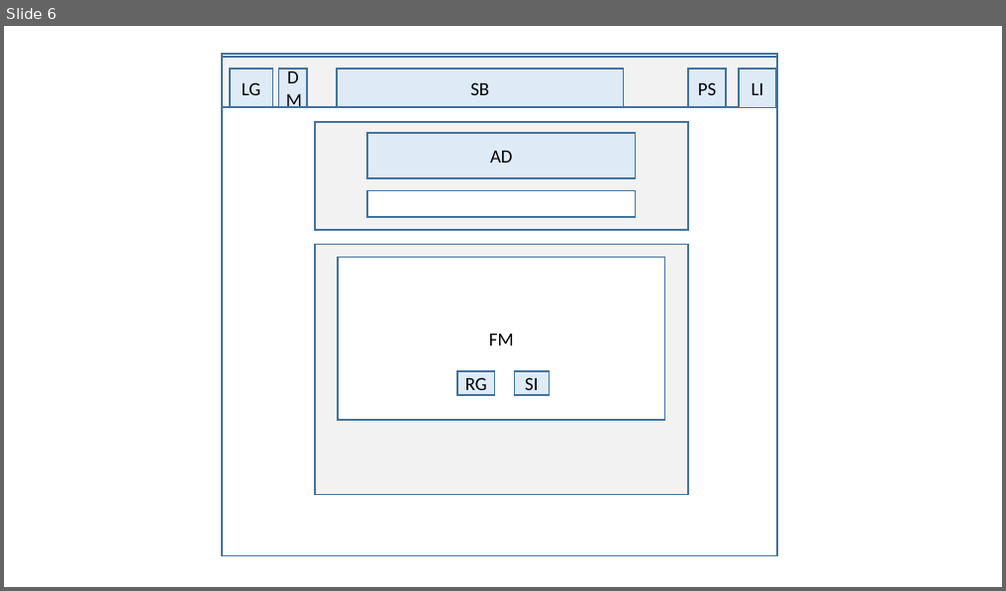
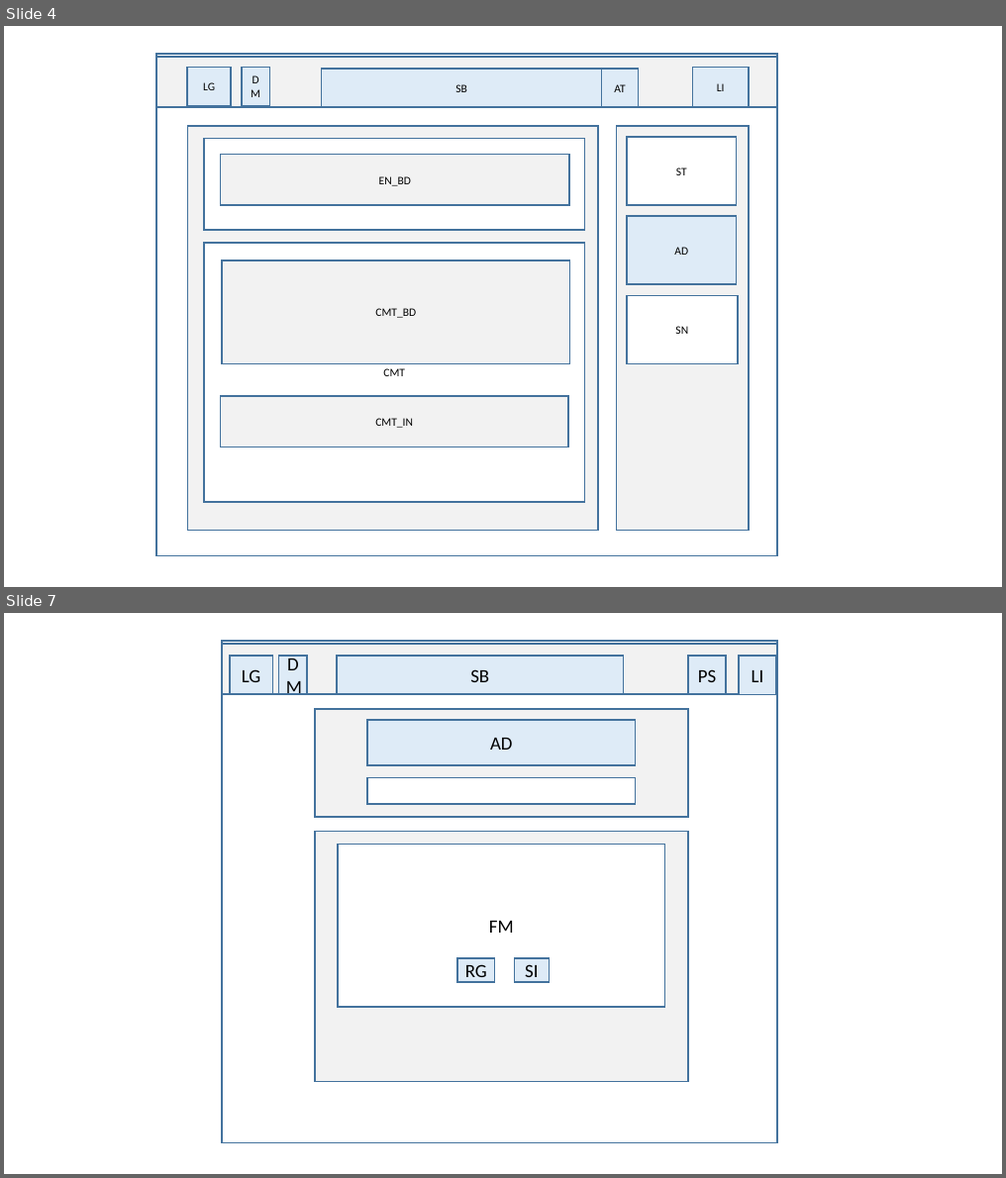
Before and after one commit to ThrownDice/UB, a slide deck: doc/layout(specification_in_slideNote).pptx. Shown one above the other, each under a label of ours: slide 6 before the commit, slides 4 and 7 after it; the slides between them are not shown. The pictures are 1006x591 and 1006x1178 pixels, drawn with LibreOffice and Linux fonts; fonts in the diff are those of the drawing. Boxes give left, top, right and bottom in pixels: in the first picture for what was removed or moved away, otherwise in the second. Text is boxed around its words. In the diff, an @@ line names an element or a change of style, - is before the commit and + after.

```diff
--- a/doc/layout(specification_in_slideNote).pptx
+++ b/doc/layout(specification_in_slideNote).pptx
@@ slide 4 added at (x1=4, y1=26, x2=1002, y2=587), background #FFFFFF @@
@@ rectangle added at (x1=156, y1=54, x2=777, y2=556), fill #FFFFFF, outline #43739E 1.5 pt @@
@@ rectangle added at (x1=156, y1=57, x2=777, y2=107), fill #F2F2F2, outline #43739E 1.5 pt @@
@@ rectangle added at (x1=187, y1=68, x2=231, y2=106), fill #DEEBF7, outline #43739E 1.5 pt, 11 pt, text #000000 @@
+LG
@@ rectangle added at (x1=242, y1=68, x2=269, y2=106), fill #DEEBF7, outline #43739E 1.5 pt, 11 pt, text #000000 @@
+DM
@@ rectangle added at (x1=322, y1=69, x2=602, y2=107), fill #DEEBF7, outline #43739E 1.5 pt, 11 pt, text #000000 @@
+SB
@@ rectangle added at (x1=602, y1=69, x2=639, y2=107), fill #DEEBF7, outline #43739E 1.5 pt, 11 pt, text #000000 @@
+AT
@@ rectangle added at (x1=693, y1=68, x2=748, y2=107), fill #DEEBF7, outline #43739E 1.5 pt, 11 pt, text #000000 @@
+LI
@@ rectangle added at (x1=187, y1=126, x2=598, y2=530), fill #F2F2F2, outline #43739E 1.5 pt @@
@@ rectangle added at (x1=204, y1=138, x2=585, y2=230), fill #FFFFFF, outline #43739E 1.5 pt, 11 pt, text #000000 @@
+EN
@@ rectangle added at (x1=617, y1=126, x2=748, y2=530), fill #F2F2F2, outline #43739E 1.5 pt @@
@@ rectangle added at (x1=627, y1=137, x2=737, y2=205), fill #FFFFFF, outline #43739E 1.5 pt, 11 pt, text #000000 @@
+ST
@@ rectangle added at (x1=221, y1=155, x2=569, y2=205), fill #F2F2F2, outline #43739E 1.5 pt, 11 pt, text #000000 @@
+EN_BD
@@ rectangle added at (x1=627, y1=216, x2=737, y2=285), fill #DEEBF7, outline #43739E 1.5 pt, 11 pt, text #000000 @@
+AD
@@ rectangle added at (x1=204, y1=243, x2=585, y2=502), fill #FFFFFF, outline #43739E 1.5 pt, 11 pt, text #000000 @@
+CMT
@@ rectangle added at (x1=222, y1=261, x2=570, y2=365), fill #F2F2F2, outline #43739E 1.5 pt, 11 pt, text #000000 @@
+CMT_BD
@@ rectangle added at (x1=627, y1=296, x2=738, y2=365), fill #FFFFFF, outline #43739E 1.5 pt, 11 pt, text #000000 @@
+SN
@@ rectangle added at (x1=221, y1=396, x2=568, y2=448), fill #F2F2F2, outline #43739E 1.5 pt, 11 pt, text #000000 @@
+CMT_IN
@@ what was slide 6 is now slide 7 @@
```
Also in this commit, not shown: 2 slides changed, 3 other slides added, 4 slides removed, 2 other files.
